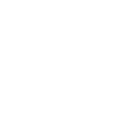
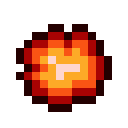
The second (128, 128) image is a revision of the first. Changes to its layers:
hid group "Default" (1 layers) over [16, 24, 112, 112]
showed group "Spells" (40 layers) over [16, 24, 112, 112]
showed "palette" over [16, 24, 112, 112]
